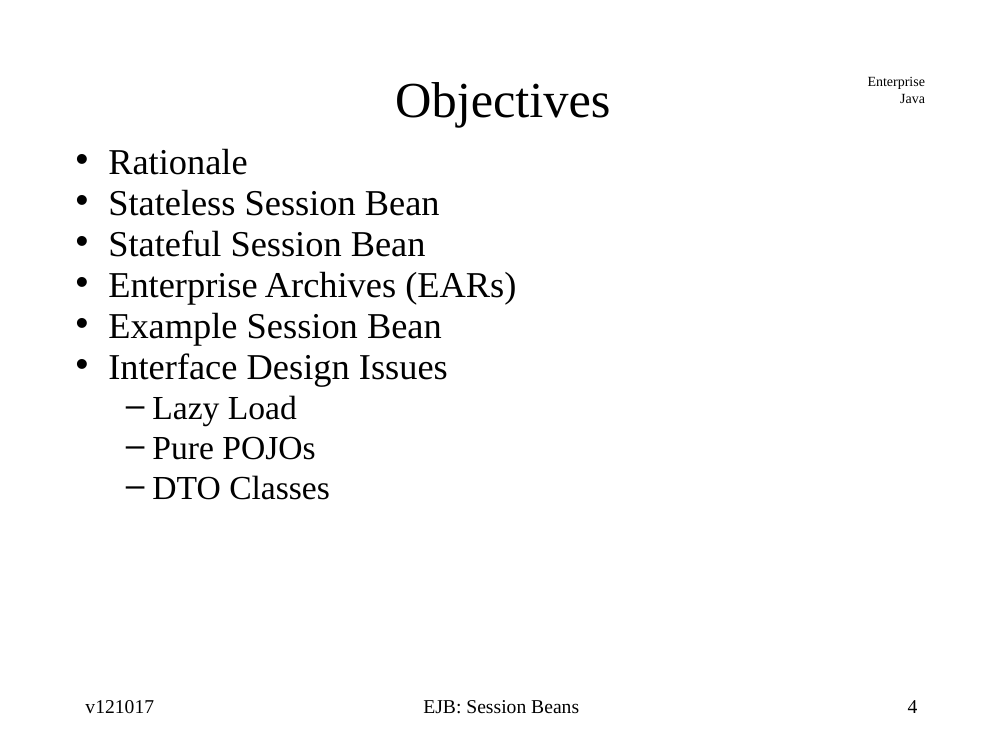
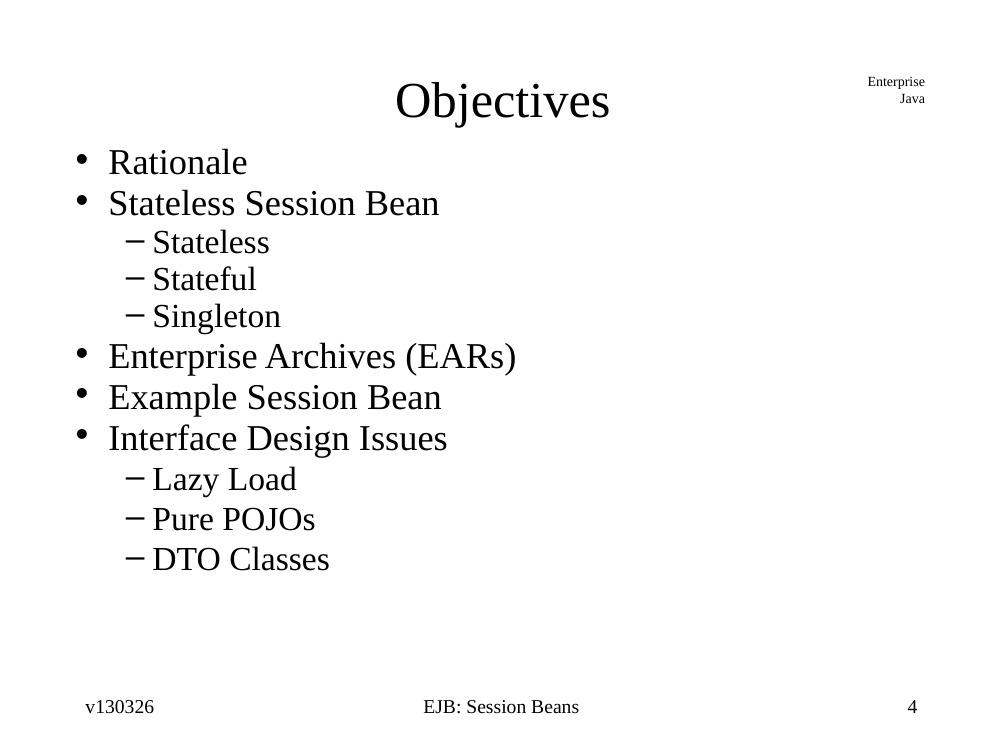
Before and after one commit to jcstaff/ejava-javaee, a slide deck: slide 4 of ejbsessionBank/src/site/resources/lectures/ejbSession.ppt. Drawn at 1008x756 pixels with LibreOffice and Linux fonts; fonts in the diff are those of the drawing. Boxes give left, top, right and bottom in pixels: in the first picture for what was removed or moved away, otherwise in the second. Text is boxed around its words. In the diff, an @@ line names an element or a change of style, - is before the commit and + after.

Commit message:
updated readability of EJB slides and added singleton state machine

```diff
--- a/ejbsessionBank/src/site/resources/lectures/ejbSession.ppt
+++ b/ejbsessionBank/src/site/resources/lectures/ejbSession.ppt
@@ text at bbox=[152, 229, 281, 334]: text changed; size 26 to 24 pt @@
-• Stateful Session Bean
+  – Stateless
+  – Stateful
+  – Singleton
@@ text at bbox=[85, 700, 154, 714]: text changed @@
-v121017
+v130326
```
Also in this commit, not shown: 72 other slides changed, 1 slide added, 1 slide removed, 1 other file.
